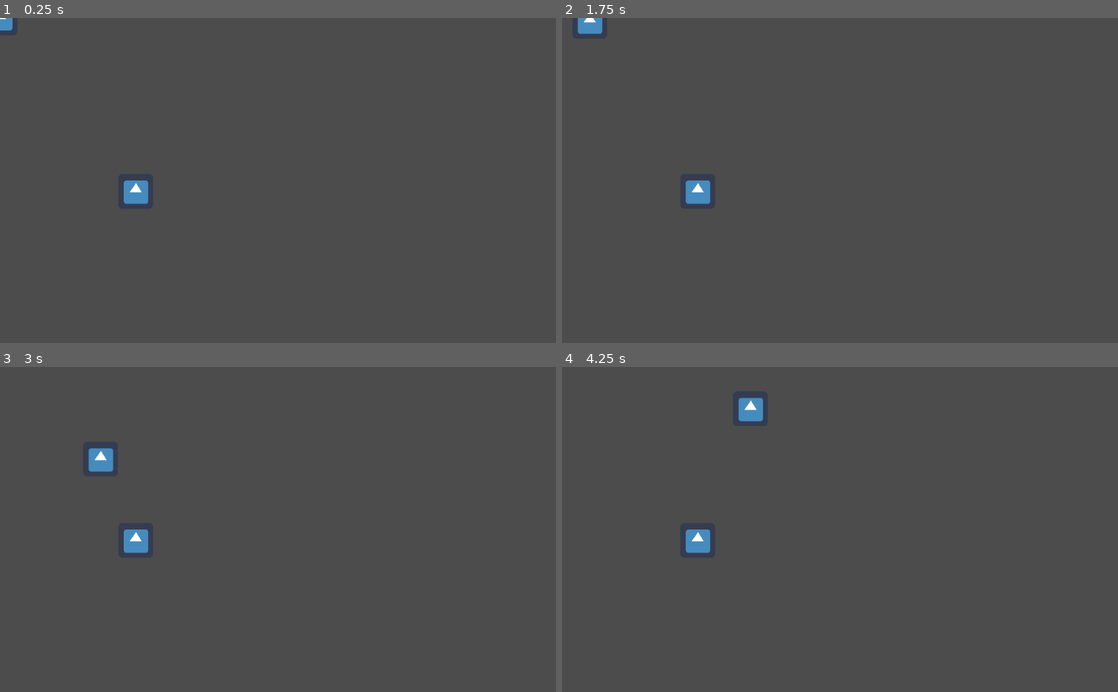
Above: before the commit, frames 1-4 (two rows, left to right).
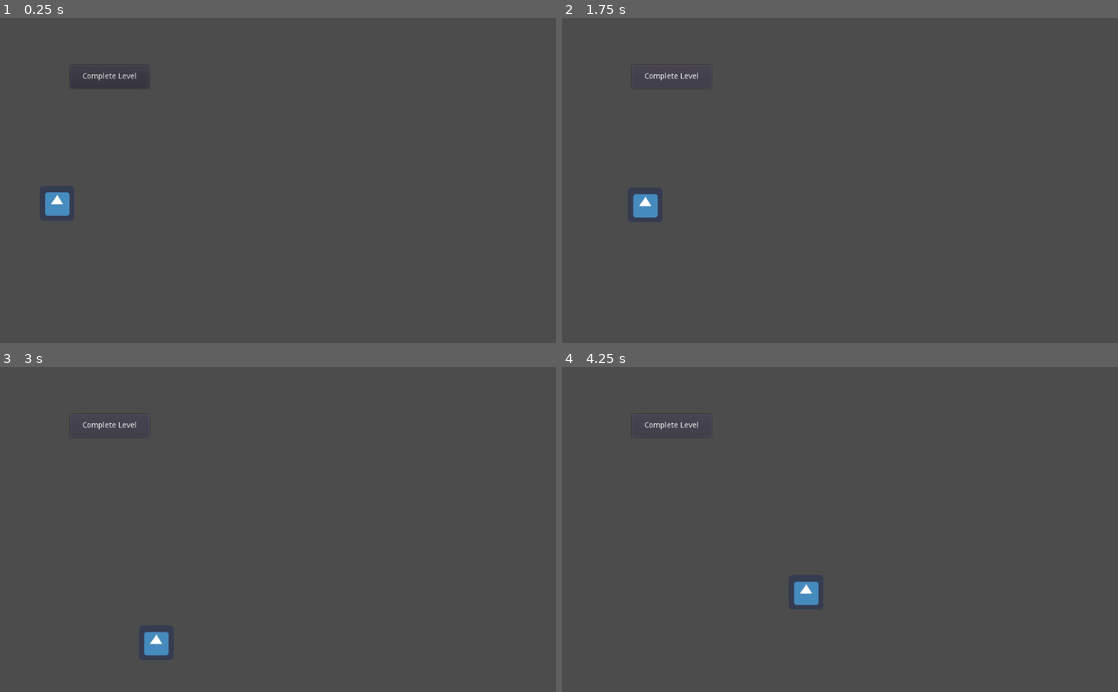
Above: after the commit, the same moments.

Repository: Sh1co/Sagittarius
Game: Godot game, scene res://SGame.tscn
The game is run twice, just before and just after one commit, with the same random seed, the same clock (stepped at 60 frames per second) and the same inputs. Before the commit the project starts from res://Main.tscn. The engine's default icon, where the game draws it, is replaced by a stand-in: a white triangle on a blue panel in a dark square.
Inputs (mouse positions are in pixels of both pictures, inside the frame that each line leads up to):
- Up to frame 1 (0.25 s): no input
- Up to frame 2 (1.75 s): click (673, 76) at 0.5 s, where only the run after the commit has a clickable "Complete Level"; hold D (move_right) from 1.28 s (still down)
- Up to frame 3 (3 s): release D (move_right) at 2.03 s; hold S (move_down) 2.03-2.78 s; hold D (move_right) from 2.78 s (still down)
- Up to frame 4 (4.25 s): release D (move_right) at 3.53 s; hold W (move_up) from 3.53 s (still down)

The runs differ from the first frame. In frame 1, 0.8% of the frame differs, in the area x 0-27%, y 0-61%; in frame 2, 1.0%; in frame 3, 1.1%, in the area x 14-31%, y 14-89%; in frame 4, 1.1%.

Commit message:
Create base SGame

Diff:
--- /dev/null
+++ b/SGame.tscn
@@ -0,0 +1,8 @@
+[gd_scene load_steps=3 format=2]
+
+[ext_resource path="res://Scripts/SGame.gd" type="Script" id=1]
+[ext_resource path="res://SLevel.tscn" type="PackedScene" id=2]
+
+[node name="Node2D" type="Node2D"]
+script = ExtResource( 1 )
+levels = [ ExtResource( 2 ), ExtResource( 2 ) ]
--- a/SLevel.tscn
+++ b/SLevel.tscn
@@ -1,13 +1,9 @@
-[gd_scene load_steps=5 format=2]
+[gd_scene load_steps=3 format=2]
 
 [ext_resource path="res://Scripts/SLevel.gd" type="Script" id=1]
 [ext_resource path="res://SPlayer.tscn" type="PackedScene" id=2]
-[ext_resource path="res://icon.png" type="Texture" id=3]
 
-[sub_resource type="RectangleShape2D" id=1]
-extents = Vector2( 32.5, 33.5 )
-
-[node name="Node" type="Node"]
+[node name="Node" type="Node2D"]
 script = ExtResource( 1 )
 s_player = ExtResource( 2 )
 
@@ -17,14 +13,12 @@
 "_gizmo_extents_": 30.0
 }
 
-[node name="Player" parent="." instance=ExtResource( 2 )]
-position = Vector2( 272, 229 )
+[node name="Button" type="Button" parent="."]
+margin_left = 129.0
+margin_top = 87.0
+margin_right = 275.0
+margin_bottom = 130.0
+text = "Complete Level"
+icon_align = 1
 
-[node name="Goal" type="StaticBody2D" parent="."]
-position = Vector2( 853, 317 )
-
-[node name="CollisionShape2D" type="CollisionShape2D" parent="Goal"]
-shape = SubResource( 1 )
-
-[node name="Sprite" type="Sprite" parent="Goal"]
-texture = ExtResource( 3 )
+[connection signal="pressed" from="Button" to="." method="_on_Button_pressed"]
--- /dev/null
+++ b/Scripts/SGame.gd
@@ -0,0 +1,25 @@
+extends Node2D
+
+
+export (Array) var levels
+var current_level_index = 0
+
+
+# Called when the node enters the scene tree for the first time.
+func _ready():
+	_load_level(current_level_index)
+
+
+func _load_level(index):
+	print("Loading Level "+str(index+1))
+	var level = levels[index].instance()
+	level.position = Vector2.ZERO
+	level.connect("level_complete", self, "_on_level_complete")
+	add_child(level)
+
+func _on_level_complete():
+	current_level_index += 1
+	_load_level(current_level_index % levels.size())
+# Called every frame. 'delta' is the elapsed time since the previous frame.
+#func _process(delta):
+#	pass
--- a/Scripts/SLevel.gd
+++ b/Scripts/SLevel.gd
@@ -1,4 +1,4 @@
-extends Node
+extends Node2D
 
 signal level_complete
 
@@ -6,14 +6,17 @@
 
 
 func _ready():
-#	var player = s_player.instance()
-#	player.position = $StartPosition.position
-#	add_child(player)
-	pass  # Replace with function body.
+	var player = s_player.instance()
+	player.position = $StartPosition.position
+	add_child(player)
 
 
-func _on_Goal_body_entered(body):
-	print("Collision!")
-	if body.is_in_group("Player"):
-		emit_signal("level_complete")
-		print("Level Complete!")
+
+func level_complete():
+	print("Level Complete!")
+	emit_signal("level_complete")
+	self.queue_free()
+
+
+func _on_Button_pressed():
+	level_complete()
--- a/project.godot
+++ b/project.godot
@@ -11,7 +11,7 @@
 [application]
 
 config/name="Project S"
-run/main_scene="res://Main.tscn"
+run/main_scene="res://SGame.tscn"
 config/icon="res://icon.png"
 
 [gui]
